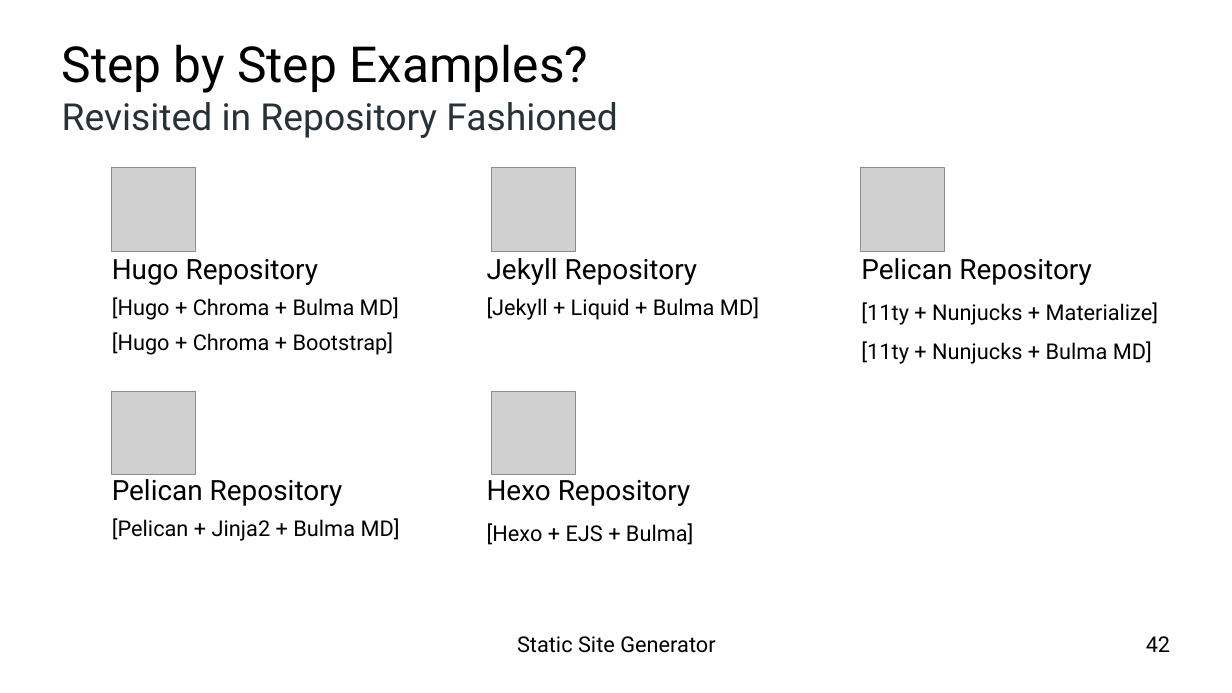
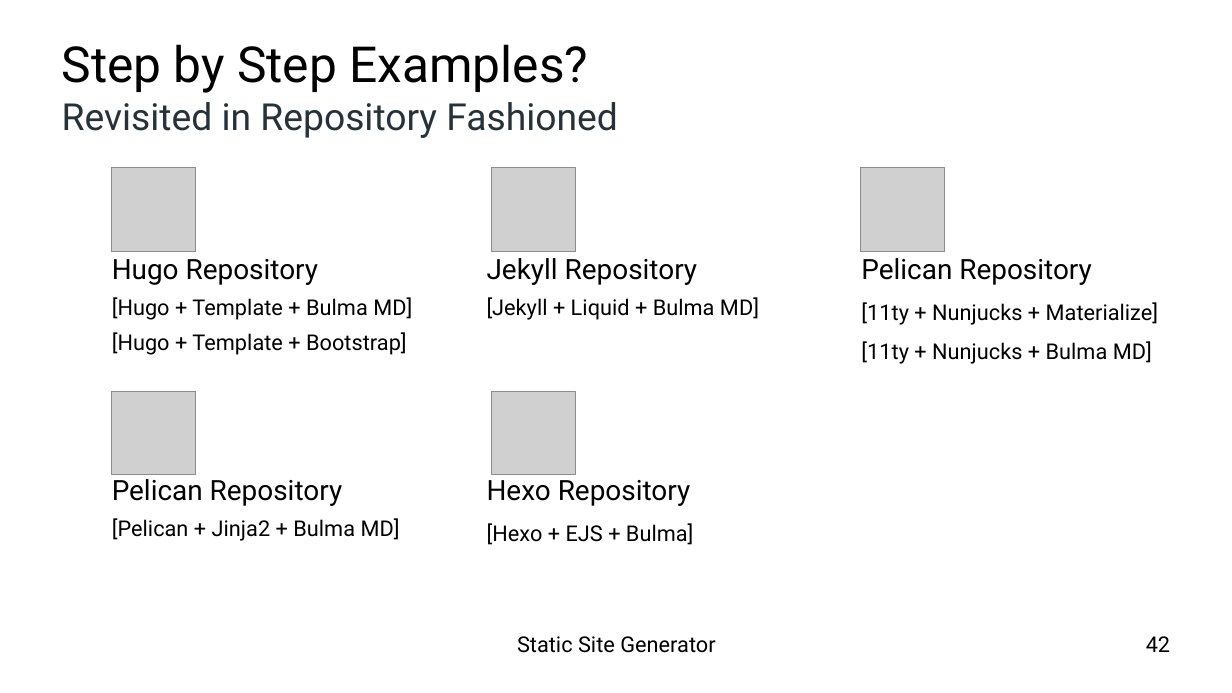
Before and after one commit to epsi-rns/berkas2, a slide deck: slide 42 of impress-presentation/04-concept-ssg/presentation-concept-ssg-plain.odp. Drawn at 1232x693 pixels with LibreOffice and Linux fonts; fonts in the diff are those of the drawing; grey boxes stand for pictures; background and template pictures are left out. Boxes give left, top, right and bottom in pixels: in the first picture for what was removed or moved away, otherwise in the second. Text is boxed around its words. In the diff, an @@ line names an element or a change of style, - is before the commit and + after.

Commit message:
Slides: Fix Chroma Terminology Mistakes to Go html/template

```diff
--- a/impress-presentation/04-concept-ssg/presentation-concept-ssg-plain.odp
+++ b/impress-presentation/04-concept-ssg/presentation-concept-ssg-plain.odp
@@ text at (112, 297, 412, 355): text changed @@
-[Hugo + Chroma + Bulma MD]
-[Hugo + Chroma + Bootstrap]
+[Hugo + Template + Bulma MD]
+[Hugo + Template + Bootstrap]
```
Also in this commit, not shown: 3 other slides changed, 7 other files.
